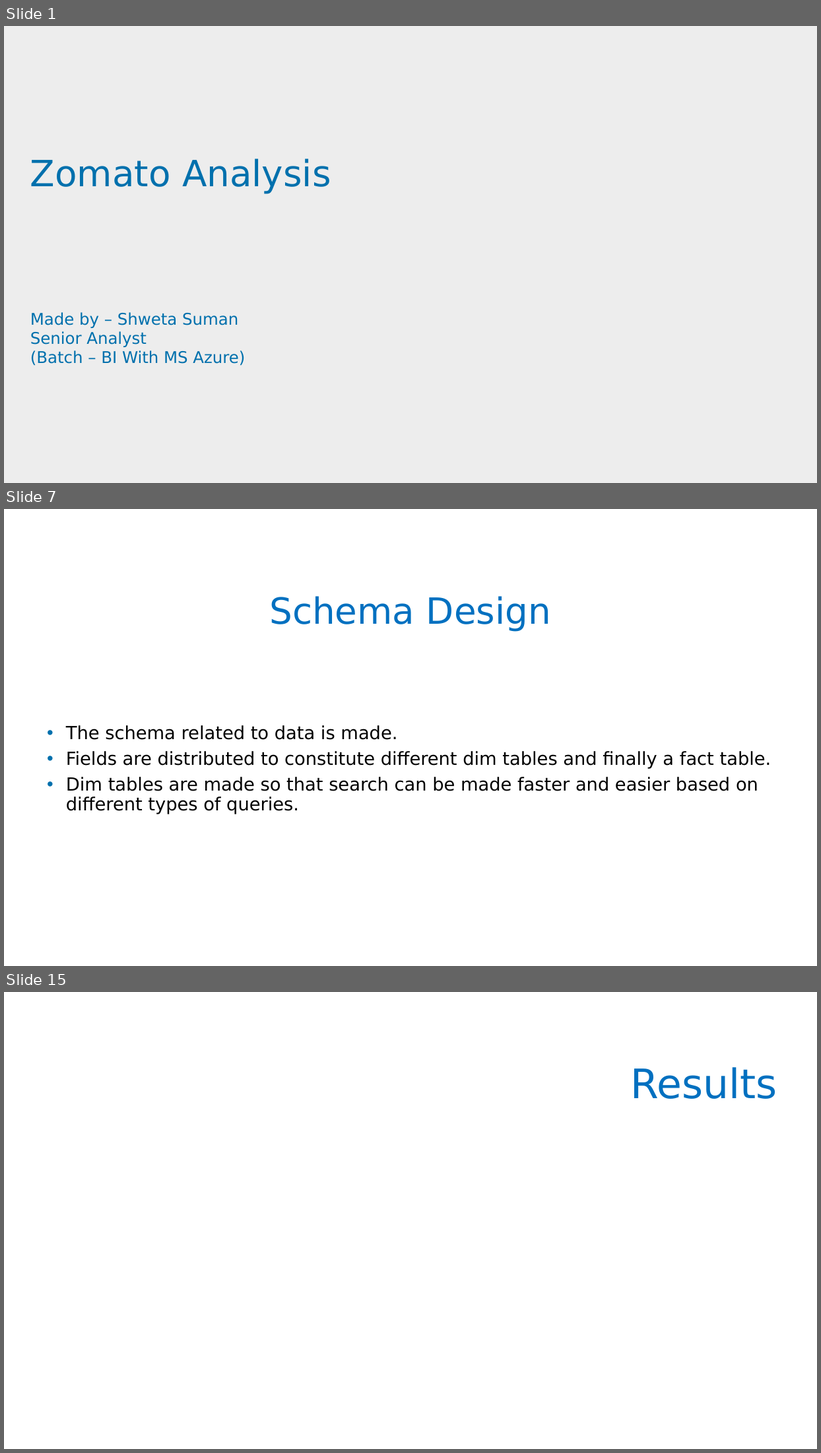
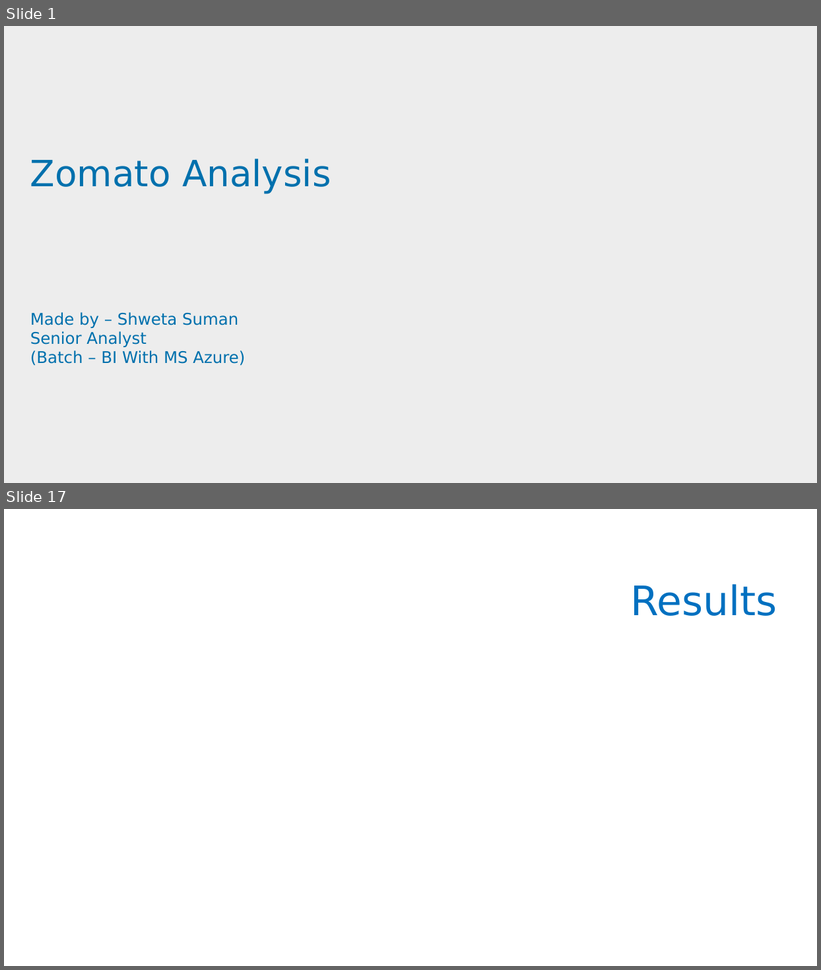
Before and after one commit to shwetasuman1/suttu, a slide deck: projectzomato (3).pptx. Shown one above the other, each under a label of ours: slides 1, 7 and 15 before the commit, slides 1 and 17 after it; the slides between them are not shown. The pictures are 821x1453 and 821x970 pixels, drawn with LibreOffice and Linux fonts; fonts in the diff are those of the drawing; background and template pictures are left out. Boxes give left, top, right and bottom in pixels: in the first picture for what was removed or moved away, otherwise in the second. Text is boxed around its words. In the diff, an @@ line names an element or a change of style, - is before the commit and + after.

```diff
--- a/projectzomato (3).pptx
+++ b/projectzomato (3).pptx
@@ slide 7 removed at <box>4,509,817,966</box>, background #FFFFFF @@
@@ title removed at <box>269,596,551,632</box> @@
-Schema Design
@@ text removed at <box>66,725,772,815</box> @@
-• The schema related to data is made.
-• Fields are distributed to constitute different dim tables and finally a fact table.
-• Dim tables are made so that search can be made faster and easier based on different types of queries.
@@ what was slide 15 is now slide 17 @@
```
Also in this commit, not shown: 10 slides changed, 5 slides added, 2 other slides removed.
